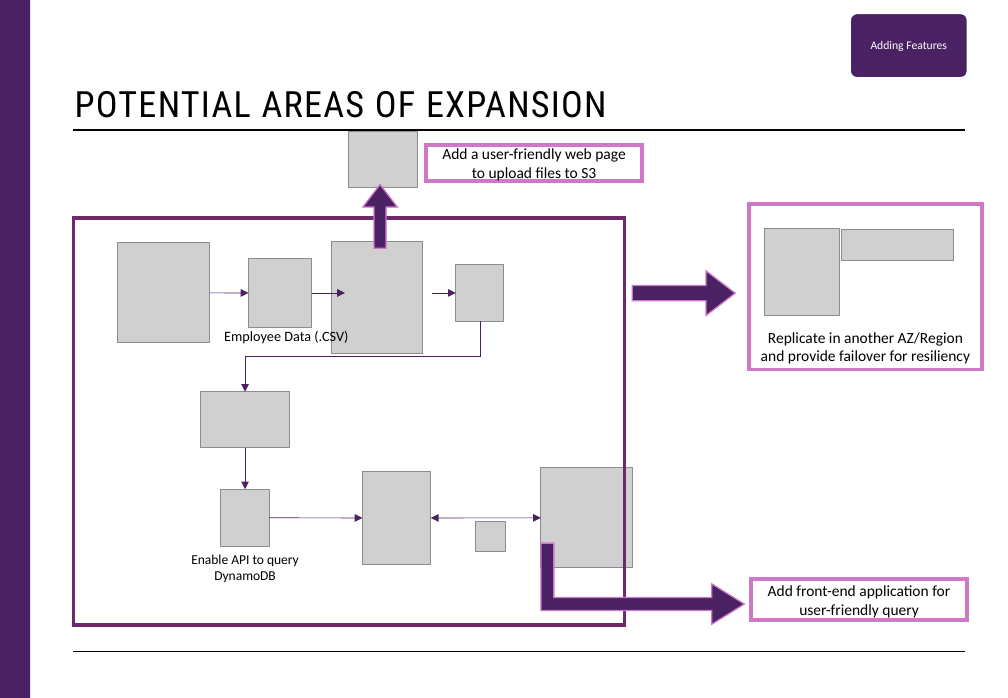
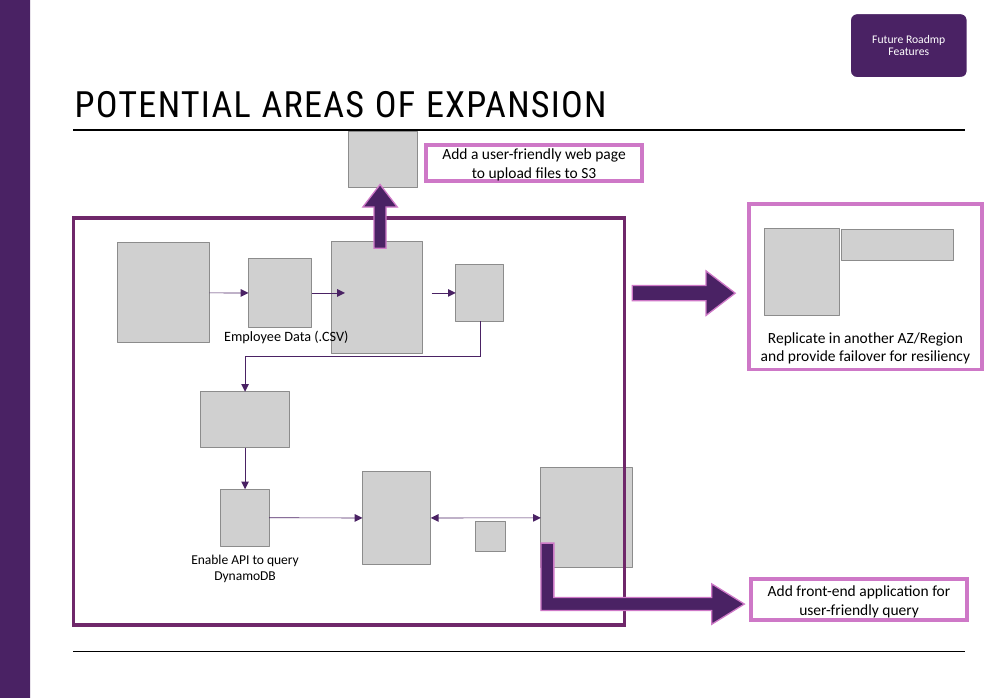
Before and after one commit to jjwad2000/BAHNamelessCloudEng, a slide deck: slide 10 of Dynamic Database Queries - Cloud Eng Team Project.pptx. Drawn at 1008x698 pixels with LibreOffice and Linux fonts; fonts in the diff are those of the drawing; grey boxes stand for pictures. Boxes give left, top, right and bottom in pixels: in the first picture for what was removed or moved away, otherwise in the second. Text is boxed around its words. In the diff, an @@ line names an element or a change of style, - is before the commit and + after.

```diff
--- a/Dynamic Database Queries - Cloud Eng Team Project.pptx
+++ b/Dynamic Database Queries - Cloud Eng Team Project.pptx
@@ text at (872,35,945,55): text changed @@
-Adding Features
+Future Roadmp Features
```
Also in this commit, not shown: 5 other slides changed.
